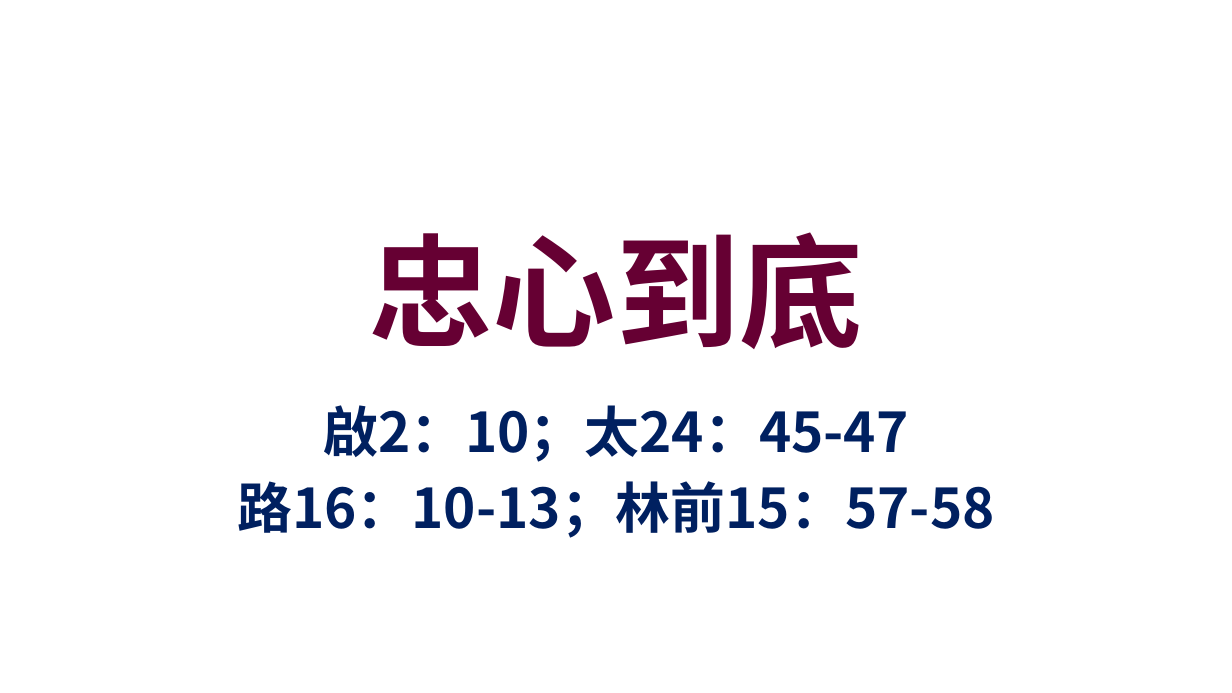
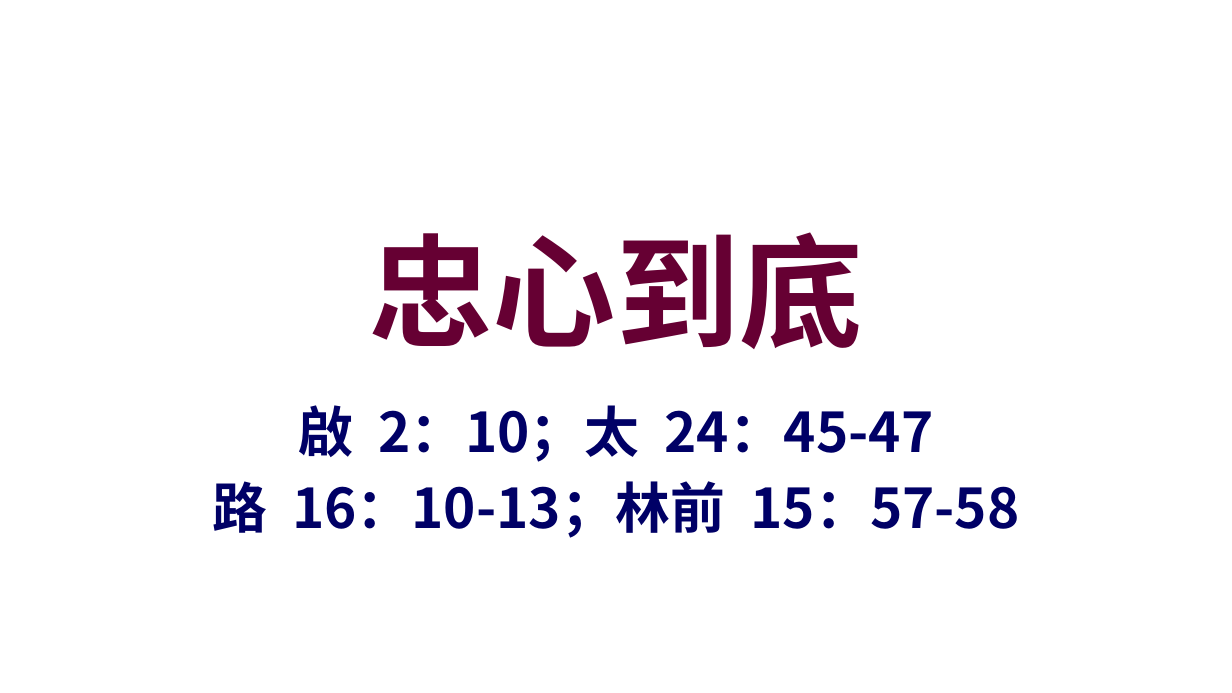
Before and after one commit to batisuoc/worship-resources, a slide deck: slide 1 of 54忠心到底.pptx. Drawn at 1232x693 pixels with LibreOffice and Linux fonts; fonts in the diff are those of the drawing; background and template pictures are left out. Boxes give left, top, right and bottom in pixels: in the first picture for what was removed or moved away, otherwise in the second. Text is boxed around its words. In the diff, an @@ line names an element or a change of style, - is before the commit and + after.

Commit message:
Update 54

```diff
--- a/54忠心到底.pptx
+++ b/54忠心到底.pptx
@@ subtitle at bbox=[212, 405, 1020, 538]: text changed; text colour #002060 to #000066 @@
-啟2：10；太24：45-47
-路16：10-13；林前15：57-58
+啟 2：10；太 24：45-47
+路 16：10-13；林前 15：57-58
```
Also in this commit, not shown: 6 other slides changed.
